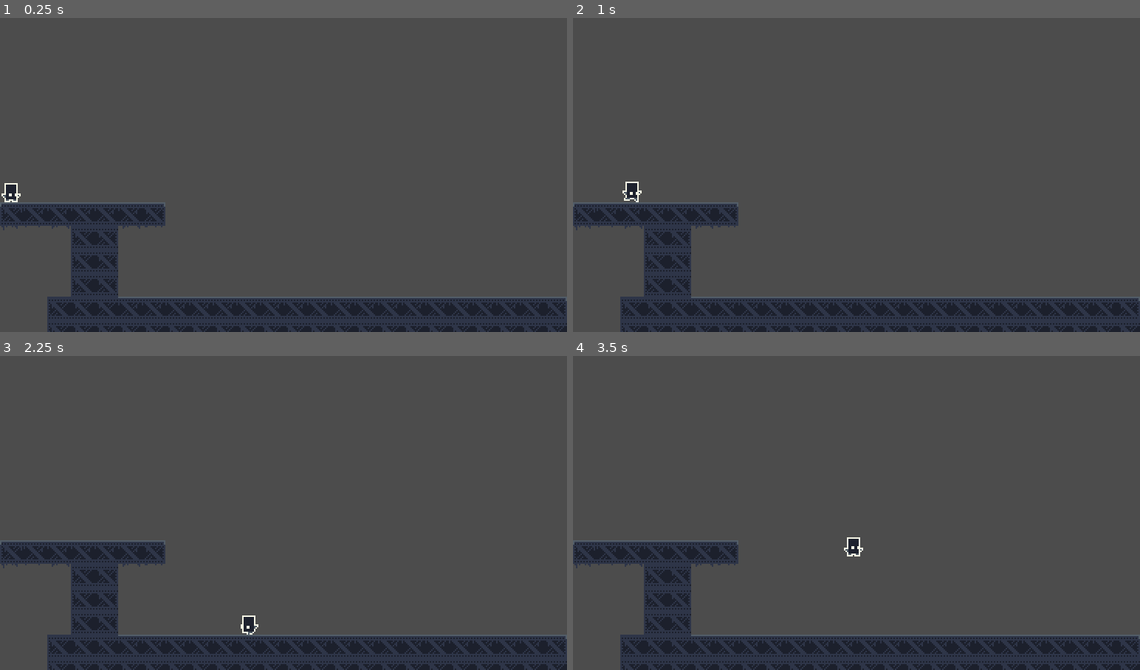
Above: before the commit, frames 1-4 (two rows, left to right).
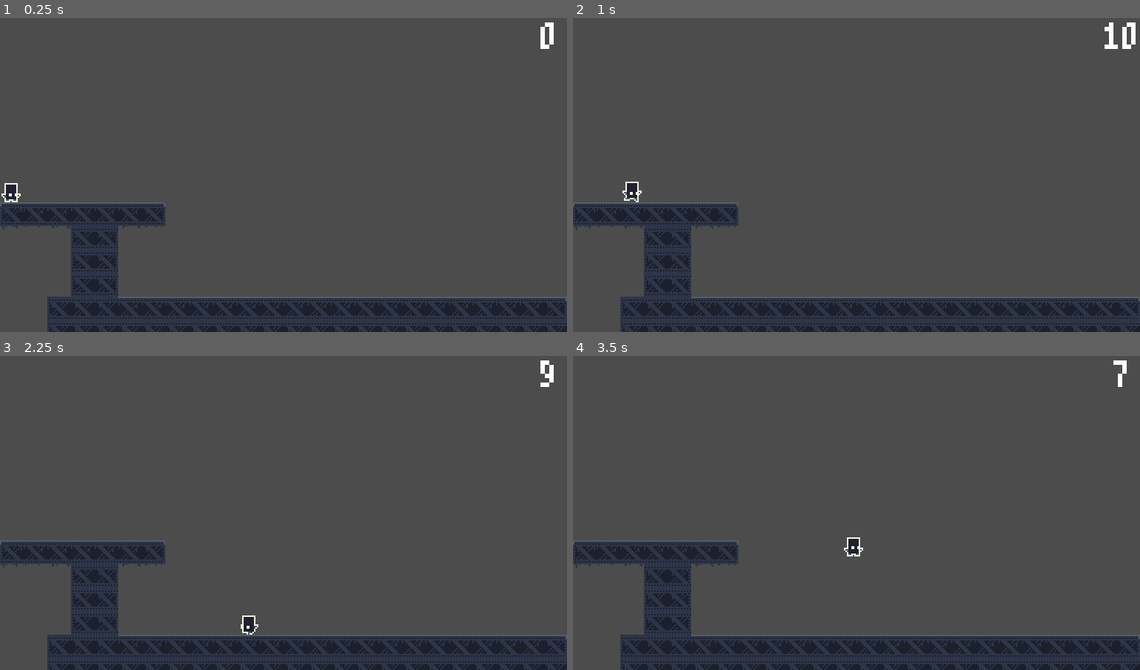
Above: after the commit, the same moments.

Repository: CodePidgy/Time-Step
Game: Godot game, scene res://src/Main/Game.tscn
The game is run twice, just before and just after one commit, with the same random seed, the same clock (stepped at 60 frames per second) and the same inputs.
Inputs (mouse positions are in pixels of both pictures, inside the frame that each line leads up to):
- Up to frame 1 (0.25 s): no input
- Up to frame 2 (1 s): tap Enter at 0.5 s; move the mouse to (981, 156) at 0.52 s; hold D (move_right) from 0.53 s (still down); right-click (981, 156) at 0.6 s; tap Space (jump) at 0.77 s
- Up to frame 3 (2.25 s): move the mouse to (170, 525) at 1.27 s; click (170, 525) at 1.35 s; tap Space (jump) at 1.52 s; move the mouse to (340, 440) at 2.02 s; release D (move_right) at 2.03 s; hold A (move_left) from 2.03 s (still down); right-click (340, 440) at 2.1 s
- Up to frame 4 (3.5 s): move the mouse to (828, 575) at 2.77 s; release A (move_left) at 2.78 s; hold D (move_right) from 2.78 s (still down); click (828, 575) at 2.85 s; tap Space (jump) at 3.02 s

The runs differ from the first frame. In frame 1, 0.1% of the frame differs, in the area x 95-98%, y 1-10%; in frame 2, 0.2%, in the area x 93-100%, y 1-10%; in frame 3, 0.1%; in frame 4, less than 0.1%.

Commit message:
Create basic UI

Diff:
--- /dev/null
+++ b/src/Fonts/m3x6.tres
@@ -0,0 +1,8 @@
+[gd_resource type="DynamicFont" load_steps=2 format=2]
+
+[ext_resource path="res://assets/font/m3x6.ttf" type="DynamicFontData" id=1]
+
+[resource]
+size = 48
+use_mipmaps = true
+font_data = ExtResource( 1 )
--- /dev/null
+++ b/src/Interface/UI.tscn
@@ -0,0 +1,22 @@
+[gd_scene load_steps=2 format=2]
+
+[ext_resource path="res://src/Fonts/m3x6.tres" type="DynamicFont" id=1]
+
+[node name="UI" type="Control"]
+anchor_right = 1.0
+anchor_bottom = 1.0
+__meta__ = {
+"_edit_use_anchors_": false
+}
+
+[node name="Label" type="Label" parent="."]
+margin_left = 360.0
+margin_top = -8.0
+margin_right = 384.0
+margin_bottom = 30.0
+custom_fonts/font = ExtResource( 1 )
+align = 1
+valign = 1
+__meta__ = {
+"_edit_use_anchors_": false
+}
--- a/src/Main/Game.gd
+++ b/src/Main/Game.gd
@@ -2,6 +2,7 @@
 
 
 onready var TIMER = $Timer
+onready var TIMER_UI = $CanvasLayer/UI/Label
 
 var started = false
 var level = 1
@@ -10,6 +11,10 @@
 func _ready():
 	Globals.GAME = self
 	go_to_next_level(true)
+
+
+func _physics_process(_delta):
+	TIMER_UI.text = str(round(TIMER.get_time_left()))
 
 
 func _input(event):
--- a/src/Main/Game.tscn
+++ b/src/Main/Game.tscn
@@ -1,6 +1,7 @@
-[gd_scene load_steps=3 format=2]
+[gd_scene load_steps=4 format=2]
 
 [ext_resource path="res://src/Main/Game.gd" type="Script" id=1]
+[ext_resource path="res://src/Interface/UI.tscn" type="PackedScene" id=2]
 
 [sub_resource type="RectangleShape2D" id=1]
 extents = Vector2( 8, 112 )
@@ -29,3 +30,7 @@
 [node name="Timer" type="Timer" parent="."]
 wait_time = 10.0
 one_shot = true
+
+[node name="CanvasLayer" type="CanvasLayer" parent="."]
+
+[node name="UI" parent="CanvasLayer" instance=ExtResource( 2 )]
Binary file added: assets/font/m3x6.ttf
